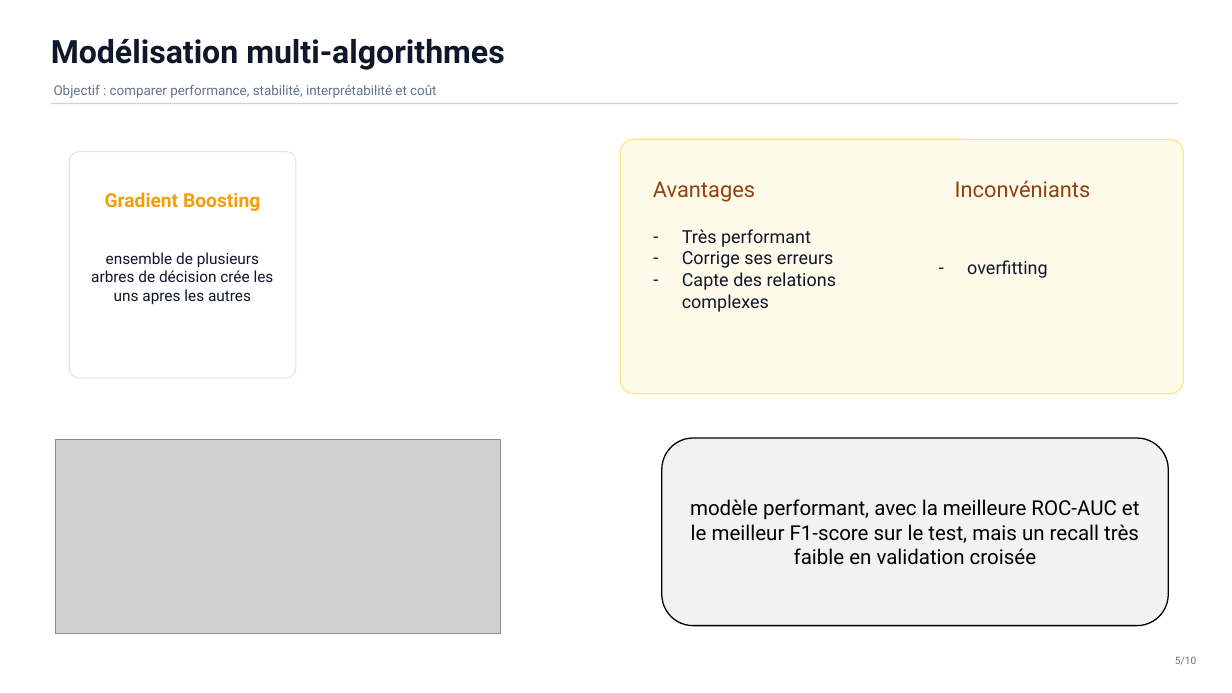
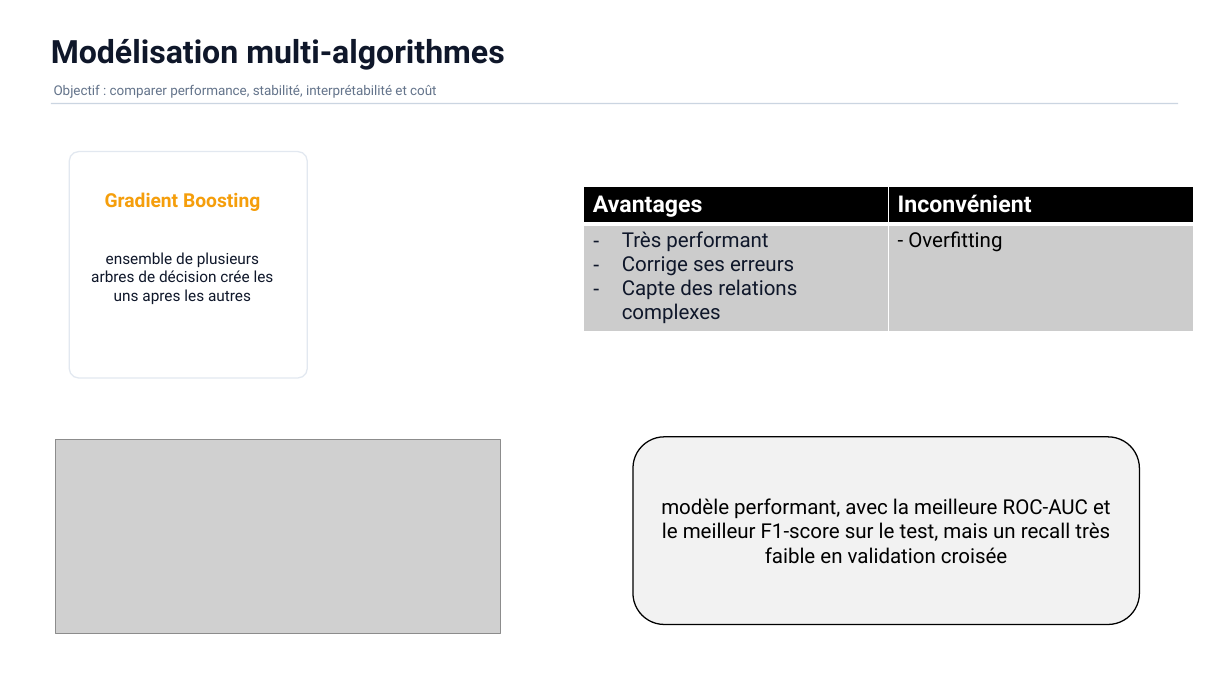
Before and after one commit to NerdBat/Projet-data-science, a slide deck: slide 10 of presentation data science.pptx. Drawn at 1232x693 pixels with LibreOffice and Linux fonts; fonts in the diff are those of the drawing; grey boxes stand for pictures. Boxes give left, top, right and bottom in pixels: in the first picture for what was removed or moved away, otherwise in the second. Text is boxed around its words. In the diff, an @@ line names an element or a change of style, - is before the commit and + after.

```diff
--- a/presentation data science.pptx
+++ b/presentation data science.pptx
@@ rounded rectangle removed at <box>621,140,1184,394</box> @@
@@ rounded rectangle: place and size @@
-rounded rectangle at <box>69,152,296,378</box>
+rounded rectangle at <box>69,152,308,378</box>
@@ table added at <box>584,187,1194,332</box>, 2 rows, 2 columns @@
+Avantages | Inconvénient
+Très performant / Corrige ses erreurs / Capte des relations complexes | - Overfitting
@@ text removed at <box>653,181,755,202</box> @@
-Avantages
@@ text removed at <box>955,180,1091,198</box> @@
-Inconvéniants
@@ text removed at <box>682,229,836,312</box> @@
-– Très performant
-– Corrige ses erreurs
-– Capte des relations complexes
@@ text removed at <box>967,260,1047,278</box> @@
-– overfitting
@@ rounded rectangle "modèle performant, avec la meilleure ...": place and size @@
-rounded rectangle "modèle performant, avec la meilleure ..." at <box>662,438,1168,626</box>
+rounded rectangle "modèle performant, avec la meilleure ..." at <box>633,437,1140,625</box>
@@ text removed at <box>1175,656,1197,665</box> @@
-5/10
```
Also in this commit, not shown: 13 other slides changed, 1 other file.
